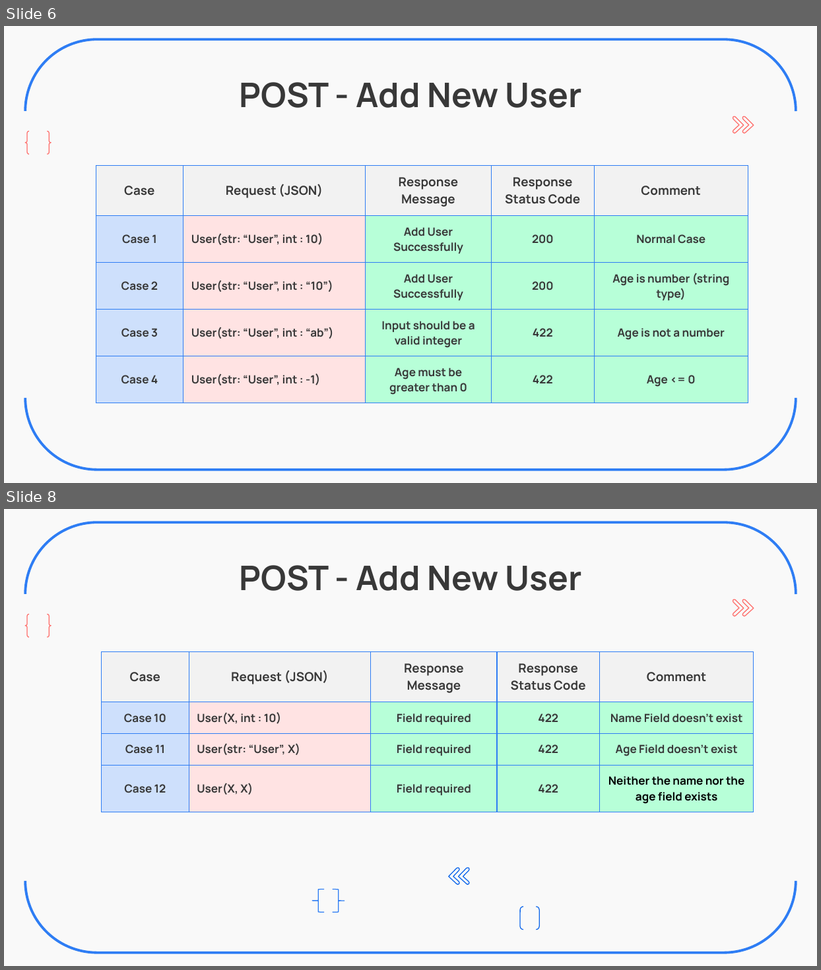
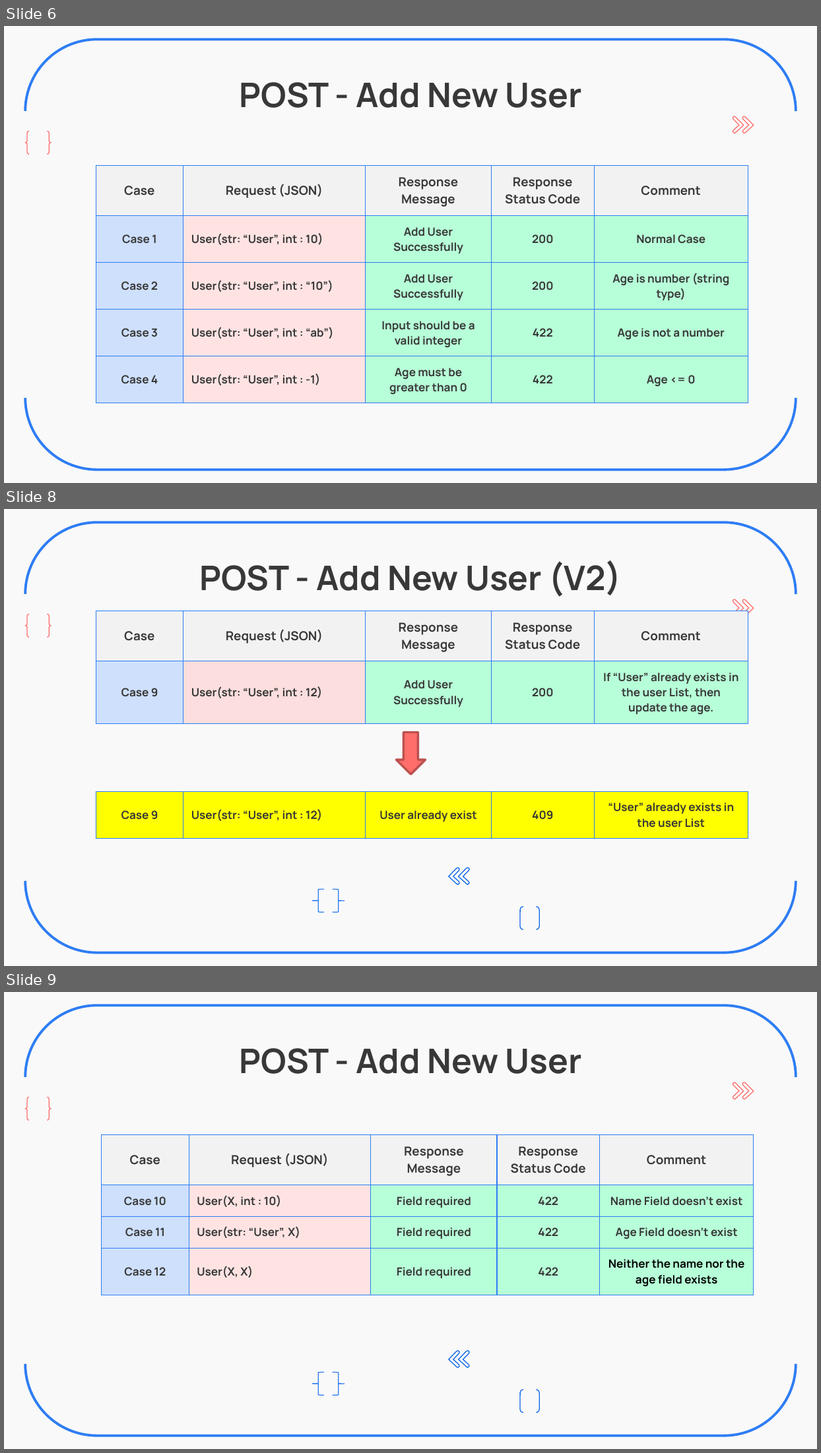
Before and after one commit to ZavierHuang/RESTFUL-API-DESIGN, a slide deck: 黃昱叡_和碩線下測驗_UnitTest_Restful_V2.pptx. Shown one above the other, each under a label of ours: slides 6 and 8 before the commit, slides 6, 8 and 9 after it; the slides between them are not shown. The pictures are 821x970 and 821x1453 pixels, drawn with LibreOffice and Linux fonts; fonts in the diff are those of the drawing. Boxes give left, top, right and bottom in pixels: in the first picture for what was removed or moved away, otherwise in the second. Text is boxed around its words. In the diff, an @@ line names an element or a change of style, - is before the commit and + after.

```diff
--- a/黃昱叡_和碩線下測驗_UnitTest_Restful_V2.pptx
+++ b/黃昱叡_和碩線下測驗_UnitTest_Restful_V2.pptx
@@ slide 8 added at (4,509,817,966), background #F9F9F9; not listed: 3 template elements that a slide beside it also shows @@
@@ title added at (200,560,622,597), 30 pt, text #383838, bold @@
+POST - Add New User (V2)
@@ group added at (449,599,754,885): 4 freeform shapes @@
@@ table added at (96,611,748,718), 2 rows, 5 columns @@
+Case | Request (JSON) | Response Message | Response Status Code | Comment
+Case 9 | User(str: “User”, int : 12) | Add User Successfully | 200 | If “User” already exists in the user List, then update the age.
@@ down arrow added at (397,733,426,775), fill #FF6E6B, outline #BD514F 2 pt @@
@@ table added at (96,792,748,835), 1 rows, 5 columns @@
+Case 9 | User(str: “User”, int : 12) | User already exist | 409 | “User” already exists in the user List
@@ left brace added at (312,890,324,912), outline #2E7DF4 0.75 pt @@
@@ left brace added at (333,890,345,912), outline #2E7DF4 0.75 pt @@
@@ what was slide 8 is now slide 9 @@
```
Also in this commit, not shown: 5 slides changed.
